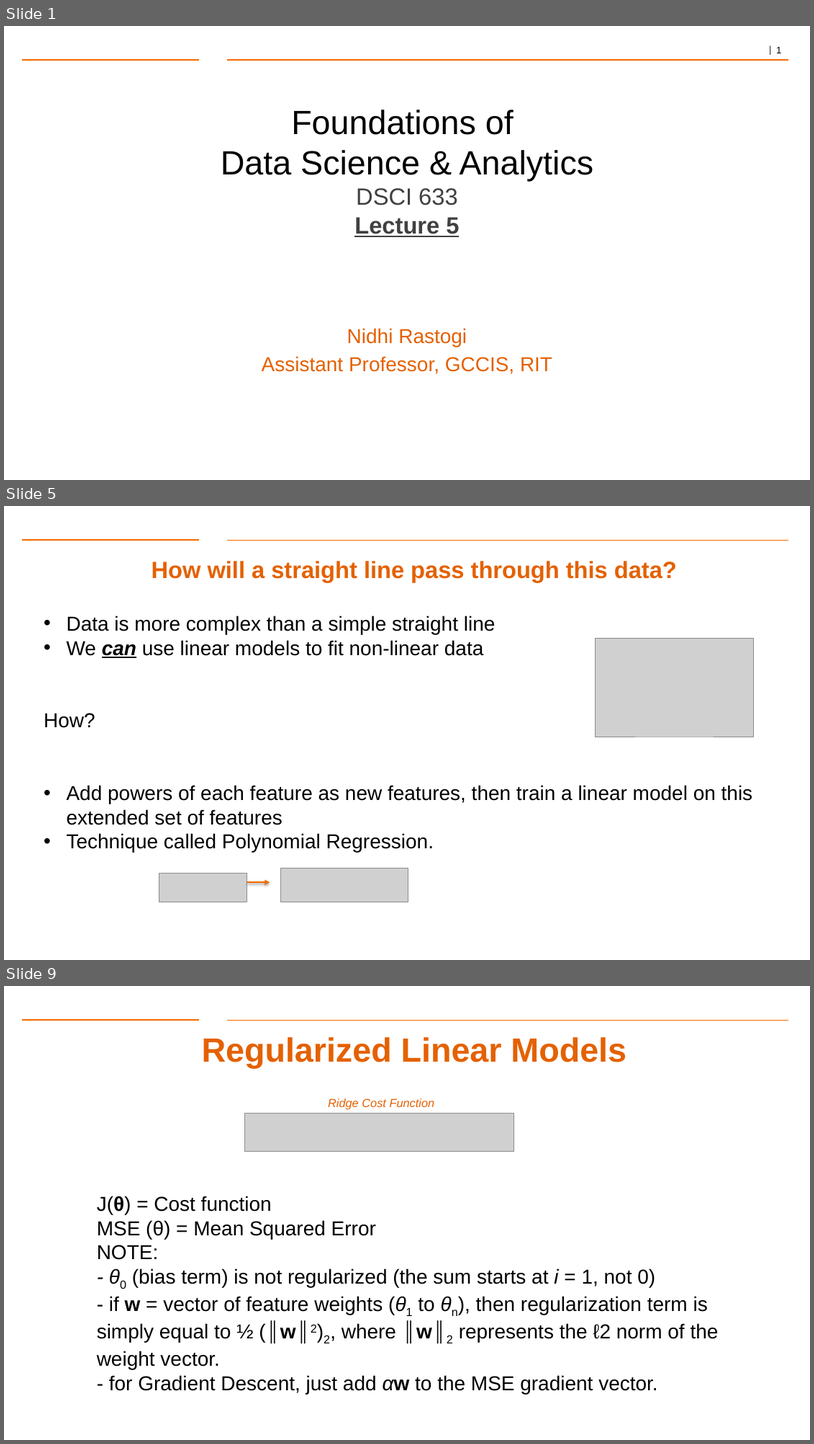
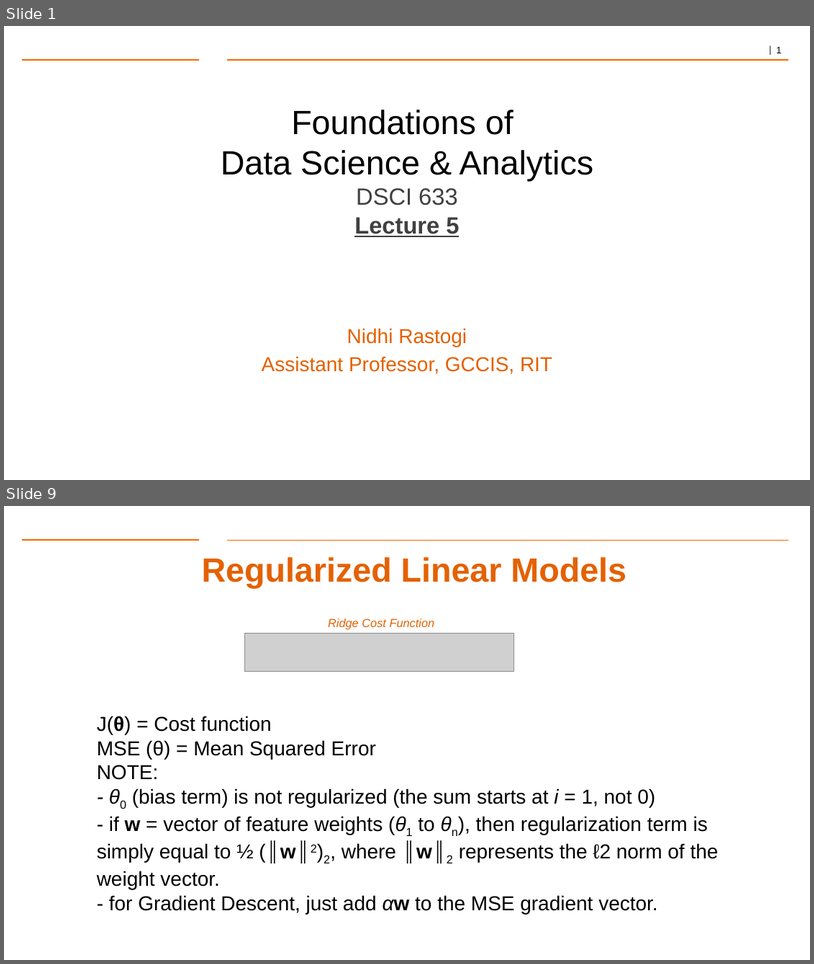
Before and after one commit to aiforsec/RIT-DSCI-633-FDS, a slide deck: Syllabus/Lecture05/Lec05.pptx. Shown one above the other, each under a label of ours: slides 1, 5 and 9 before the commit, slides 1 and 9 after it; the slides between them are not shown. The pictures are 814x1444 and 814x964 pixels, drawn with LibreOffice and Linux fonts; fonts in the diff are those of the drawing; grey boxes stand for pictures; background and template pictures are left out. Boxes give left, top, right and bottom in pixels: in the first picture for what was removed or moved away, otherwise in the second. Text is boxed around its words. In the diff, an @@ line names an element or a change of style, - is before the commit and + after.

```diff
--- a/Syllabus/Lecture05/Lec05.pptx
+++ b/Syllabus/Lecture05/Lec05.pptx
@@ slide 5 removed at (4,506,810,960), background #FFFFFF; not listed: 2 template elements that a slide beside it also shows @@
@@ title removed at (152,561,677,582) @@
-How will a straight line pass through this data?
@@ text removed at (44,615,754,852) @@
-• Data is more complex than a simple straight line
-• We can use linear models to fit non-linear data
-How?
-• Add powers of each feature as new features, then train a linear model on this extended set of features
-• Technique called Polynomial Regression.
@@ picture removed at (596,638,754,736) @@
@@ picture removed at (281,867,409,902) @@
@@ picture removed at (159,873,247,901) @@
@@ arrow removed from (247, 883) to (270, 883) @@
```
Also in this commit, not shown: 7 slides changed, 4 slides added, 1 other slide removed, 2 other files.
